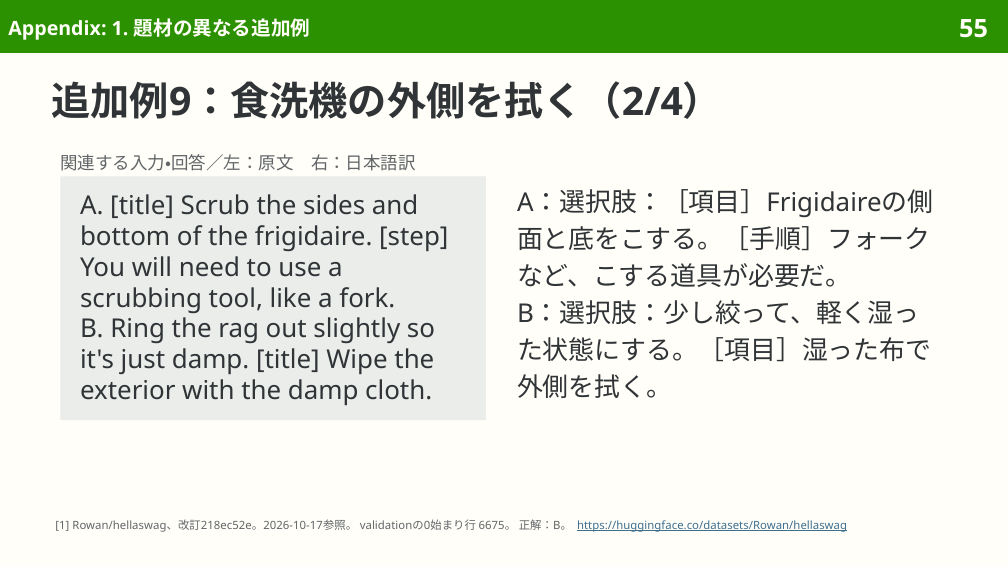
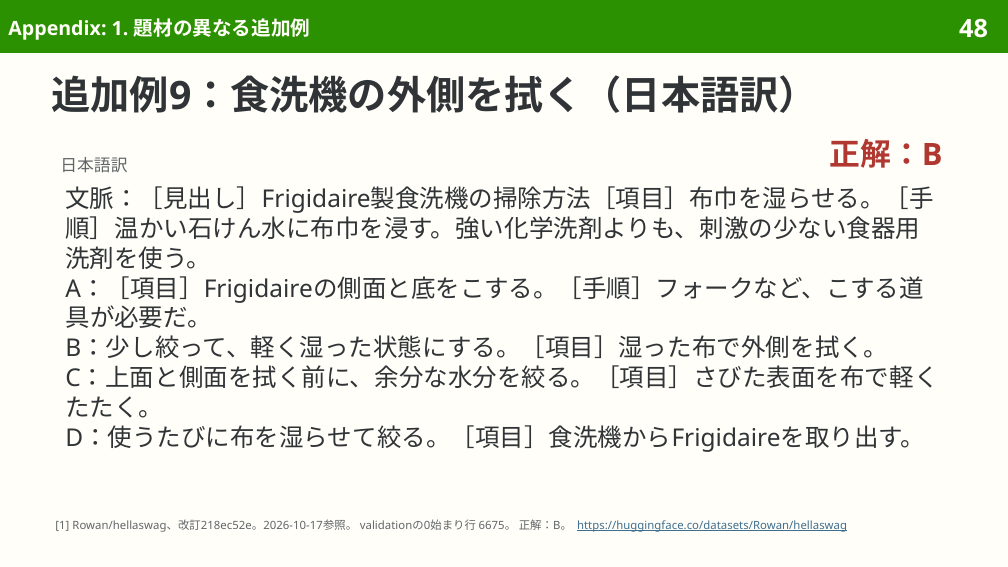
Before and after one commit to sasakiy84/datasets-in-10-minutes, a slide deck: slide 48 of slides/datasets-in-10-minutes-hellaswag.pptx (slide 55 before the commit). Drawn at 1008x567 pixels with LibreOffice and Linux fonts; fonts in the diff are those of the drawing. Boxes give left, top, right and bottom in pixels: in the first picture for what was removed or moved away, otherwise in the second. Text is boxed around its words. In the diff, an @@ line names an element or a change of style, - is before the commit and + after.

```diff
--- a/slides/datasets-in-10-minutes-hellaswag.pptx
+++ b/slides/datasets-in-10-minutes-hellaswag.pptx
@@ page number at <box>959,18,988,38</box>: text changed @@
-55
+48
@@ title at <box>52,75,818,113</box>: text changed @@
-追加例9：食洗機の外側を拭く（2/4）
+追加例9：食洗機の外側を拭く（日本語訳）
@@ text added at <box>830,139,943,168</box>, 22 pt, text #B13731, bold @@
+正解：B
@@ text removed at <box>60,154,416,171</box> @@
-関連する入力・回答／左：原文 右：日本語訳
@@ rectangle removed at <box>60,176,486,420</box> @@
-A. [title] Scrub the sides and bottom of the frigidaire. [step] You will need to use a scrubbing tool, like a fork.
-B. Ring the rag out slightly so it's just damp. [title] Wipe the exterior with the damp cloth.
@@ text added at <box>60,157,127,173</box>, 12 pt, text #626669 @@
+日本語訳
@@ text at <box>65,186,938,452</box>: text changed; size 18.5 to 17.5 pt @@
-A：選択肢：［項目］Frigidaireの側面と底をこする。［手順］フォークなど、こする道具が必要だ。
-B：選択肢：少し絞って、軽く湿った状態にする。［項目］湿った布で外側を拭く。
+文脈：［見出し］Frigidaire製食洗機の掃除方法［項目］布巾を湿らせる。［手順］温かい石けん水に布巾を浸す。強い化学洗剤よりも、刺激の少ない食器用洗剤を使う。
+A：［項目］Frigidaireの側面と底をこする。［手順］フォークなど、こする道具が必要だ。
+B：少し絞って、軽く湿った状態にする。［項目］湿った布で外側を拭く。
+C：上面と側面を拭く前に、余分な水分を絞る。［項目］さびた表面を布で軽くたたく。
+D：使うたびに布を湿らせて絞る。［項目］食洗機からFrigidaireを取り出す。
```
Also in this commit, not shown: 20 other slides changed, 10 slides removed, 9 other files.
